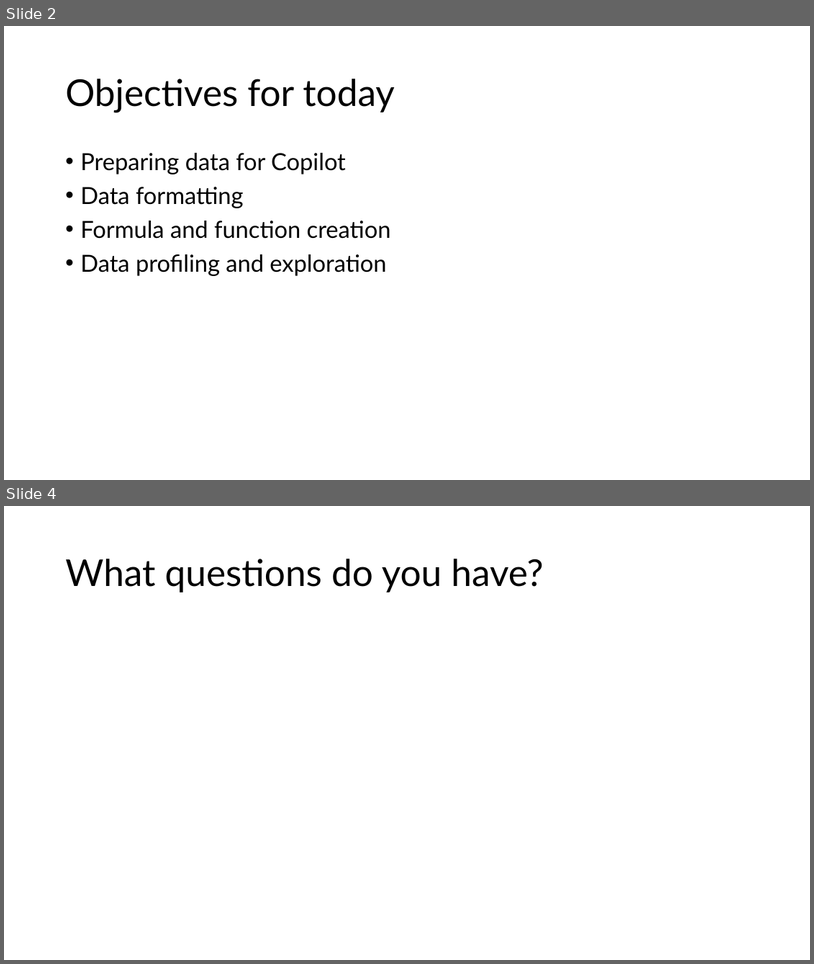
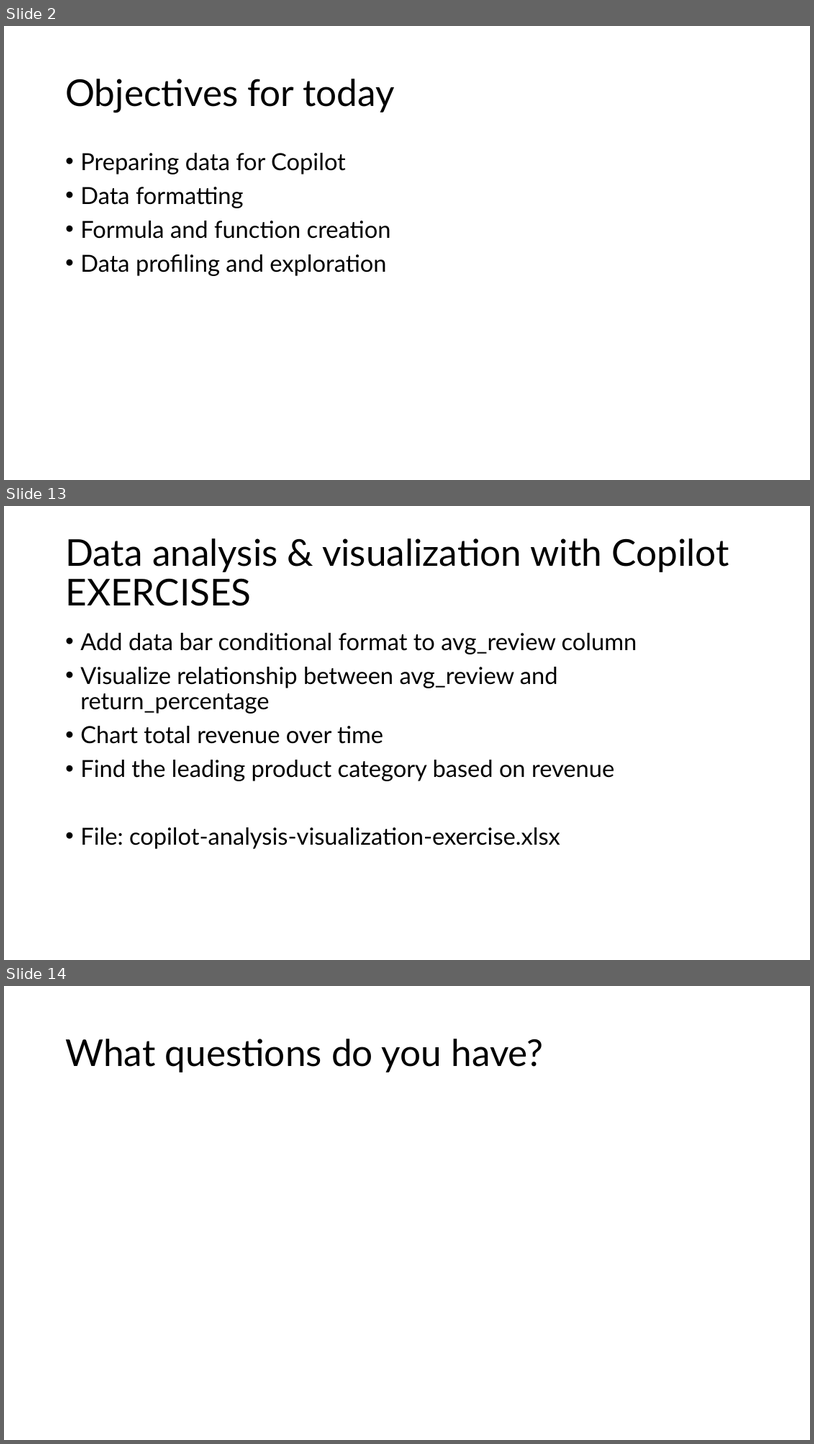
Before and after one commit to stringfestdata/complianceiq-intro-to-copilot-in-excel, a slide deck: complianceiq-intro-to-copilot-in-excel.pptx. Shown one above the other, each under a label of ours: slides 2 and 4 before the commit, slides 2, 13 and 14 after it; the slides between them are not shown. The pictures are 814x964 and 814x1444 pixels, drawn with LibreOffice and Linux fonts; fonts in the diff are those of the drawing. Boxes give left, top, right and bottom in pixels: in the first picture for what was removed or moved away, otherwise in the second. Text is boxed around its words. In the diff, an @@ line names an element or a change of style, - is before the commit and + after.

```diff
--- a/complianceiq-intro-to-copilot-in-excel.pptx
+++ b/complianceiq-intro-to-copilot-in-excel.pptx
@@ slide 13 added at box(4, 506, 810, 960), background #FFFFFF @@
@@ title added at box(65, 538, 729, 606), 44 pt, text #000000 @@
+Data analysis & visualization with Copilot EXERCISES
@@ text added at box(80, 633, 638, 849), 28 pt, text #000000 @@
+• Add data bar conditional format to avg_review column
+• Visualize relationship between avg_review and return_percentage
+• Chart total revenue over time
+• Find the leading product category based on revenue
+• File: copilot-analysis-visualization-exercise.xlsx
@@ what was slide 4 is now slide 14 @@
```
Also in this commit, not shown: 10 other slides added, 1 slide removed, 13 other files.
